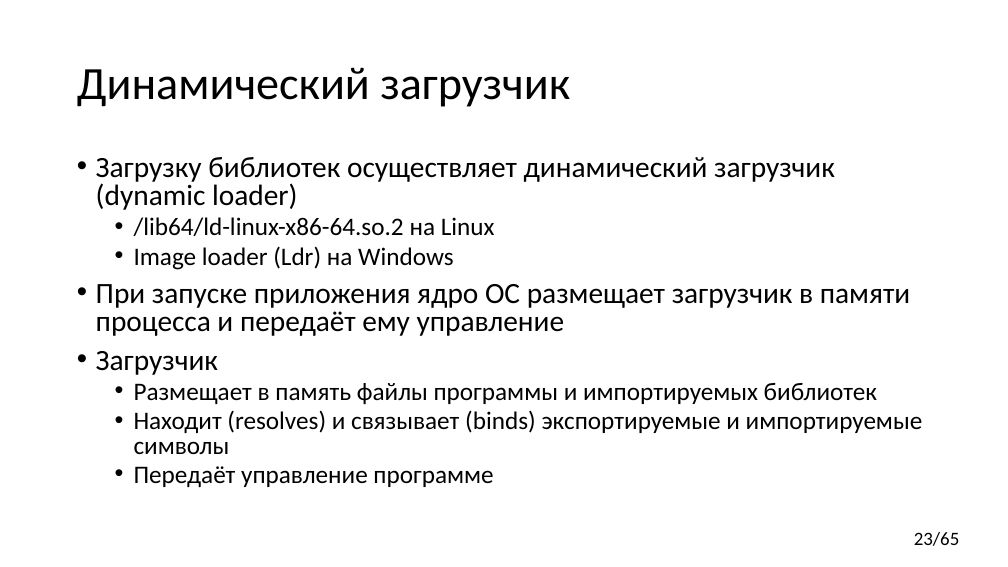
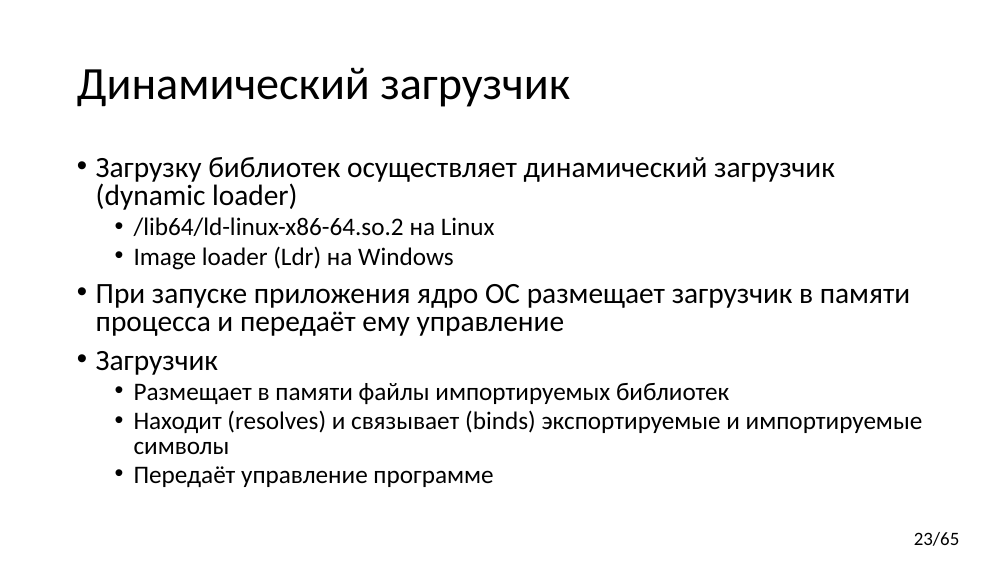
Before and after one commit to yugr/CppRussia, a slide deck: slide 23 of 2024/RU.pptx. Drawn at 1008x567 pixels with LibreOffice and Linux fonts; fonts in the diff are those of the drawing. Boxes give left, top, right and bottom in pixels: in the first picture for what was removed or moved away, otherwise in the second. Text is boxed around its words. In the diff, an @@ line names an element or a change of style, - is before the commit and + after.

```diff
--- a/2024/RU.pptx
+++ b/2024/RU.pptx
@@ text at [134, 383, 729, 404]: text changed @@
-  • Размещает в память файлы программы и импортируемых библиотек
+  • Размещает в памяти файлы импортируемых библиотек
```
Also in this commit, not shown: 24 other slides changed.
